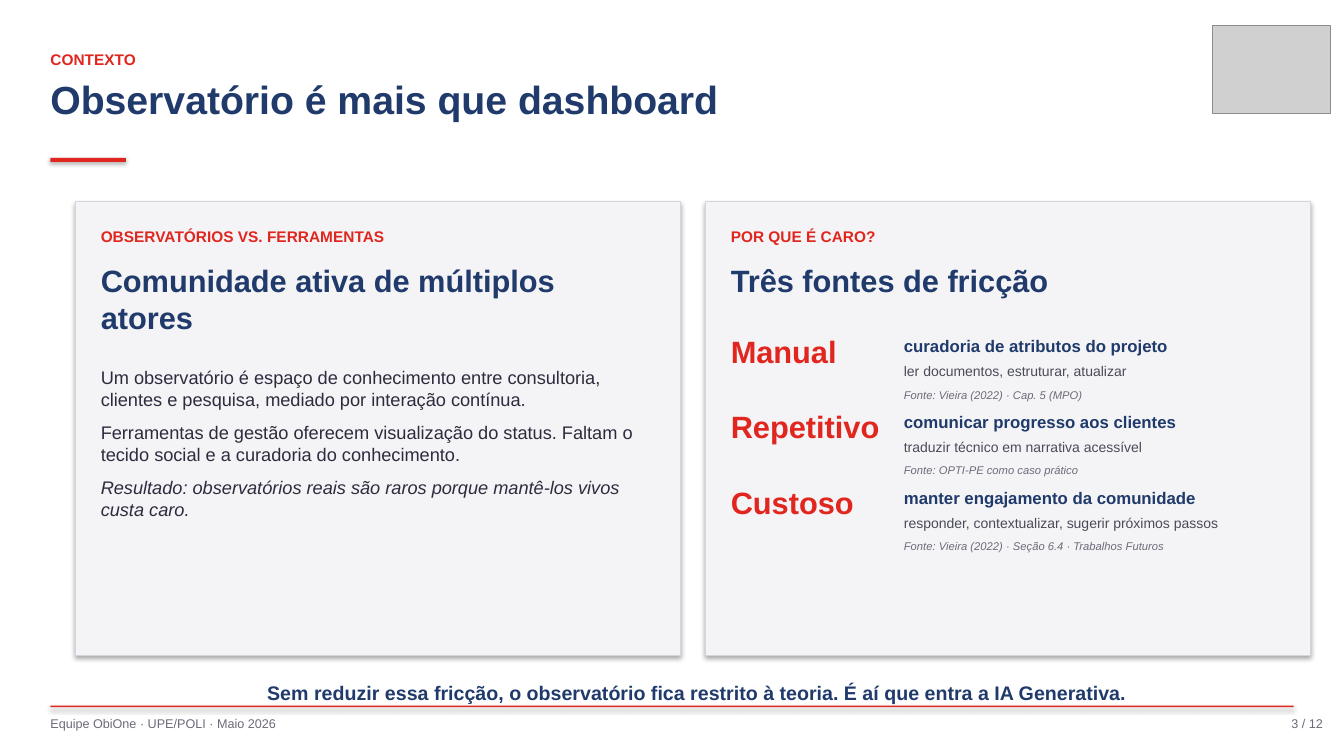
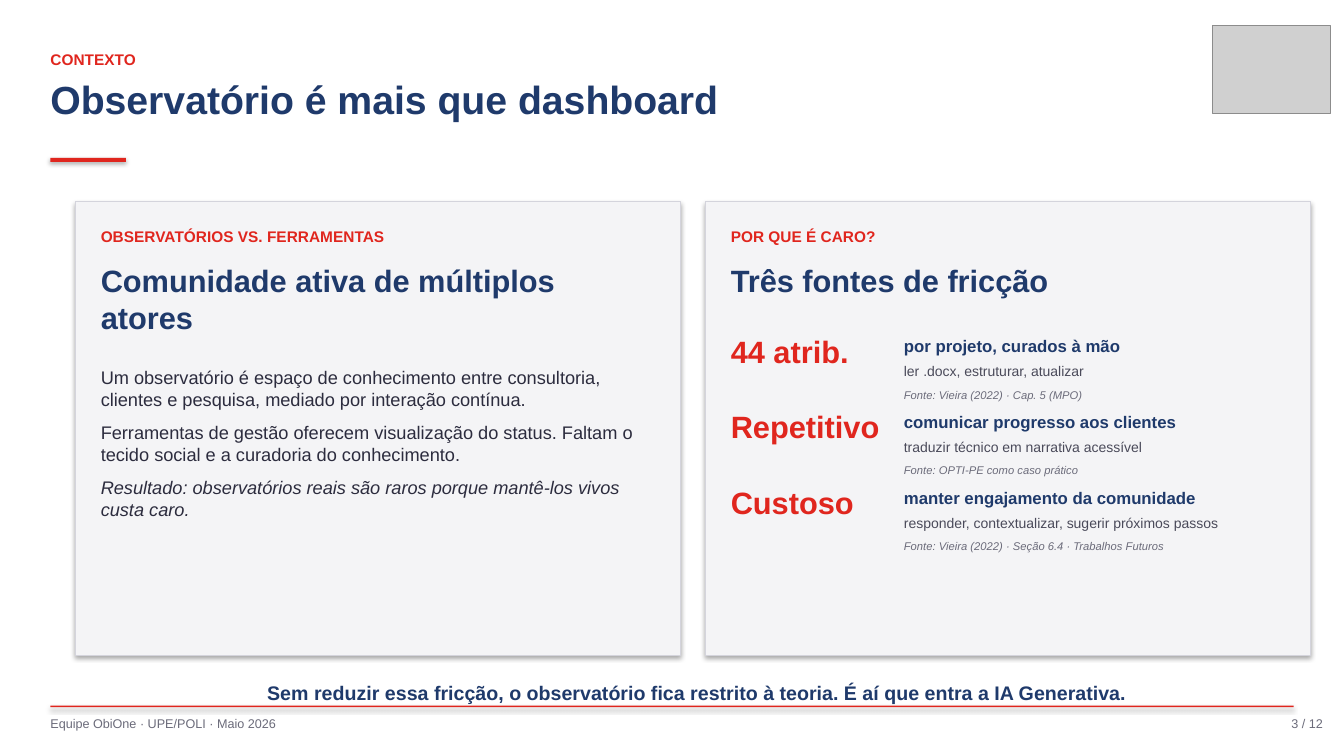
Before and after one commit to raniel90/obione, a slide deck: slide 3 of atividades/apresentacoes/sr1_2026-05-22.pptx. Drawn at 1344x756 pixels with LibreOffice and Linux fonts; fonts in the diff are those of the drawing; grey boxes stand for pictures. Boxes give left, top, right and bottom in pixels: in the first picture for what was removed or moved away, otherwise in the second. Text is boxed around its words. In the diff, an @@ line names an element or a change of style, - is before the commit and + after.

```diff
--- a/atividades/apresentacoes/sr1_2026-05-22.pptx
+++ b/atividades/apresentacoes/sr1_2026-05-22.pptx
@@ text at bbox=[731, 340, 848, 364]: text changed @@
-Manual
+44 atrib.
@@ text at bbox=[904, 339, 1120, 356]: text changed @@
-curadoria de atributos do projeto
+por projeto, curados à mão
@@ text at bbox=[904, 366, 1084, 378]: text changed @@
-ler documentos, estruturar, atualizar
+ler .docx, estruturar, atualizar
```
Also in this commit, not shown: 9 other slides changed, 2 other files.
